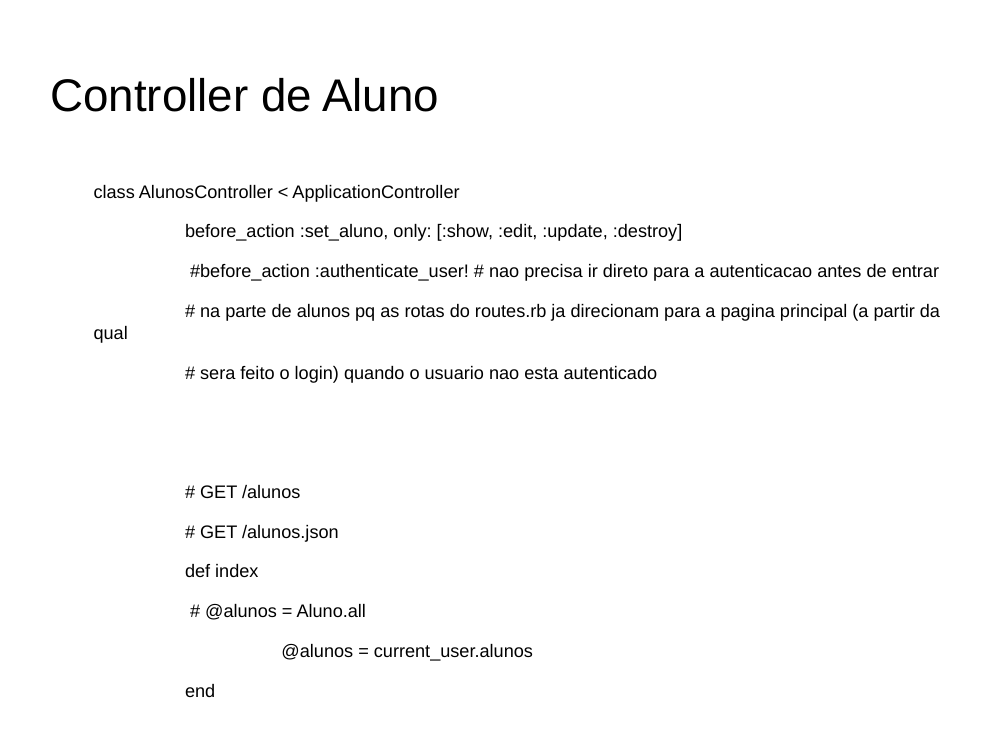
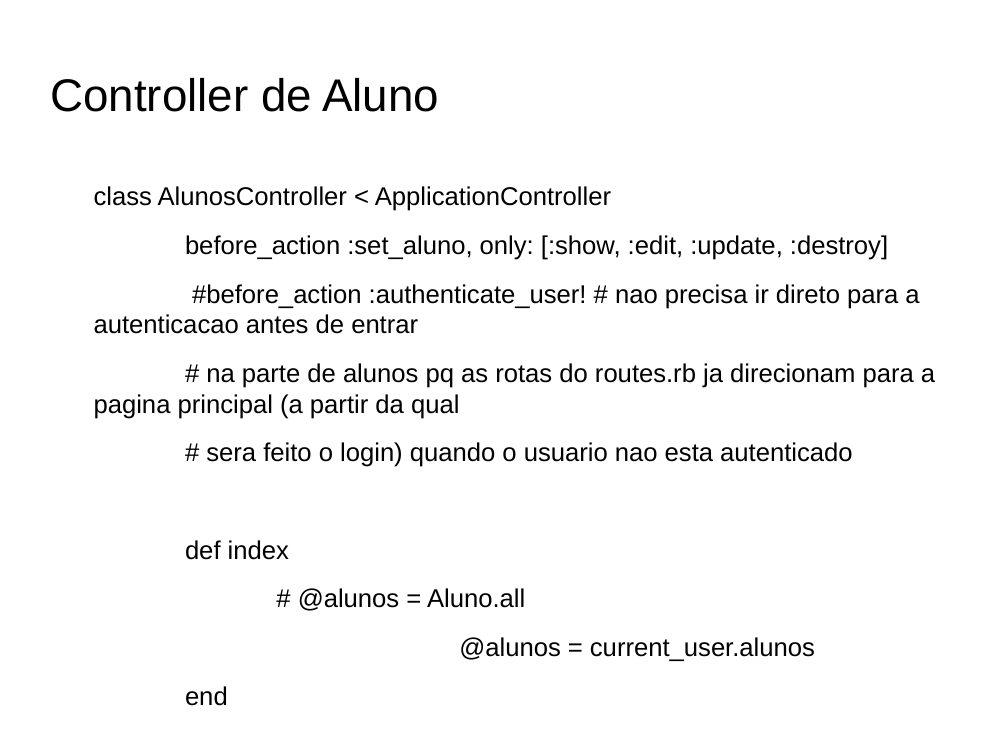
Before and after one commit to brunojus/cicmonit, a slide deck: slide 8 of Apresentacao.odp. Drawn at 1008x756 pixels with LibreOffice and Linux fonts; fonts in the diff are those of the drawing; background and template pictures are left out. Boxes give left, top, right and bottom in pixels: in the first picture for what was removed or moved away, otherwise in the second. Text is boxed around its words. In the diff, an @@ line names an element or a change of style, - is before the commit and + after.

```diff
--- a/Apresentacao.odp
+++ b/Apresentacao.odp
@@ text "class AlunosController < ApplicationController" at (94, 186, 935, 611): size 14.3 to 20.1 pt @@
@@ text at (200, 485, 339, 542): paragraphs removed @@
-# GET /alunos
-# GET /alunos.json
```
Also in this commit, not shown: 16 other slides changed, 2 slides removed.
